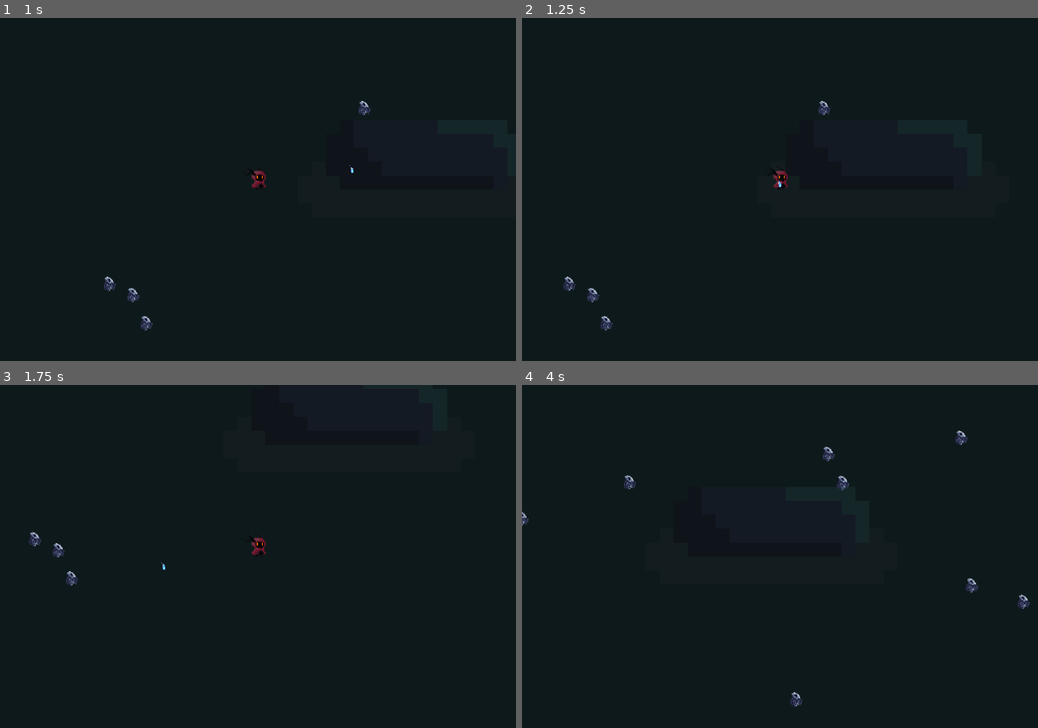
Above: before the commit, frames 1-4 (two rows, left to right).
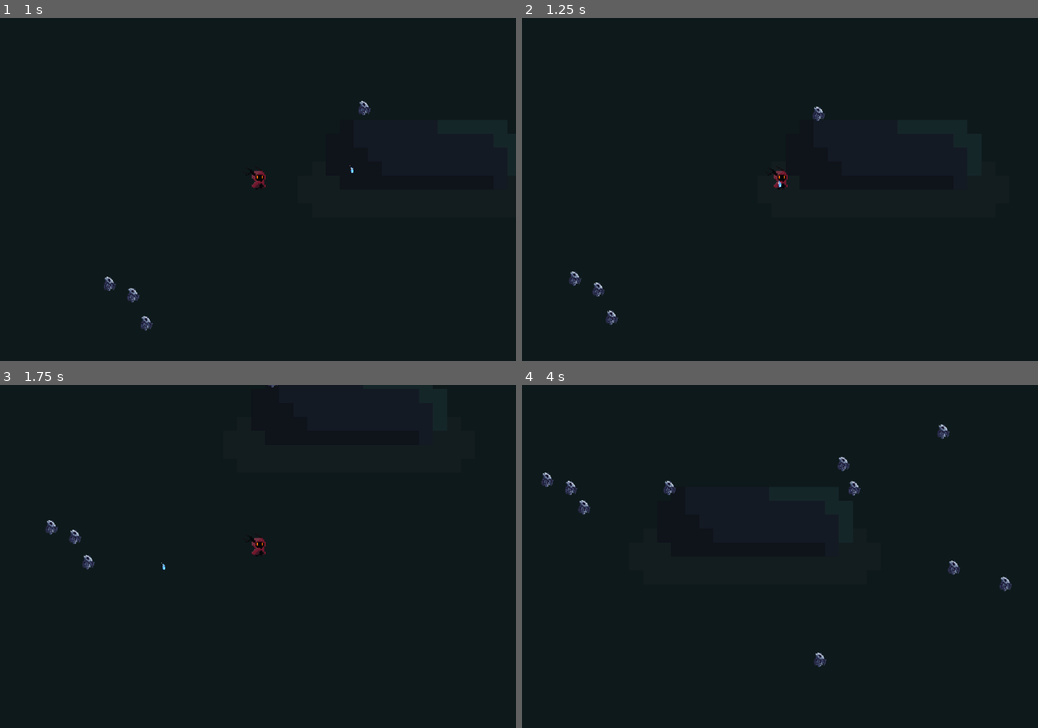
Above: after the commit, the same moments.

Repository: francogarcino/ipv-boss-2024-s2
Game: Godot game, scene res://src/Main.tscn
Two runs of this game, one before a commit and one after it. Both use one fixed random seed, a clock stepped at 60 frames per second and the inputs below.
Inputs (mouse positions are in pixels of both pictures, inside the frame that each line leads up to):
- Up to frame 1 (1 s): tap Enter at 0.5 s; move the mouse to (371, 172) at 0.52 s; hold Right (move_right) from 0.53 s (still down); click (371, 172) at 0.6 s
- Up to frame 2 (1.25 s): keep holding Right (move_right)
- Up to frame 3 (1.75 s): move the mouse to (154, 573) at 1.27 s; release Right (move_right) at 1.28 s; hold Down (move_down) from 1.28 s (still down); click (154, 573) at 1.35 s
- Up to frame 4 (4 s): move the mouse to (831, 481) at 2.02 s; release Down (move_down) at 2.03 s; hold Right (move_right) 2.03-2.78 s; click (831, 481) at 2.1 s; move the mouse to (754, 625) at 2.77 s; hold Up (move_up) 2.78-3.53 s; click (754, 625) at 2.85 s; move the mouse to (934, 607) at 3.52 s; hold Left (move_left) from 3.53 s (still down); click (934, 607) at 3.6 s

Frame 1 is identical in both runs. In frame 2, 0.4% of the frame differs, in the area x 8-60%, y 24-92%; in frame 3, 0.4%; in frame 4, 1.1%, in the area x 0-99%, y 11-94%.

Commit message:
Mejora basica del player añadida

Diff:
--- a/src/entities/enemy/enemy.gd
+++ b/src/entities/enemy/enemy.gd
@@ -10,8 +10,7 @@
 
 
 func _process(delta: float) -> void:
-	#if (target != null):
-	if false:
+	if (target != null):
 		var velocity = Vector2.ZERO
 		var pathToPlayer = target.global_position
 		if pathToPlayer.x < global_position.x:
--- a/src/entities/enemy/enemy.tscn
+++ b/src/entities/enemy/enemy.tscn
@@ -20,11 +20,13 @@
 [node name="CollisionBody" type="CollisionShape2D" parent="."]
 position = Vector2(-1, -13)
 shape = SubResource("CapsuleShape2D_hkkp8")
+debug_color = Color(1, 0.447059, 0.435294, 0.419608)
 
 [node name="DetectionArea" type="Area2D" parent="."]
 scale = Vector2(1.05234, 1.01755)
 
 [node name="BodyShape" type="CollisionShape2D" parent="DetectionArea"]
+visible = false
 position = Vector2(-1, -12)
 scale = Vector2(1, 1)
 shape = SubResource("CircleShape2D_3q7wa")
--- a/src/entities/player/linked_angel.gd
+++ b/src/entities/player/linked_angel.gd
@@ -7,6 +7,7 @@
 var expected_coord: Vector2
 var container: Node2D
 var medium: Node2D
+var defeated_enemies = 0
 
 func _physics_process(delta: float) -> void:
 	if(attacking):
@@ -37,6 +38,10 @@
 		print("Attacked o:) ")
 		body.queue_free()
 		_on_attack_timer_timeout()
+		defeated_enemies += 1
+		if defeated_enemies == 10:
+			speed += speed * 0.5
+			print("Angel speed increased!")
 
 func _attacking() -> bool:
 	return self.attacking
--- a/src/main.gd
+++ b/src/main.gd
@@ -38,7 +38,7 @@
 
 
 func _on_debug_timer_timeout() -> void:
-	 #delete the enemies to clear the map - ONLY DEBUG
+	# delete the enemies to clear the map - ONLY DEBUG
 	var enemies = get_tree().get_nodes_in_group("demons")
 	for entity in enemies:
 		entity.queue_free()
